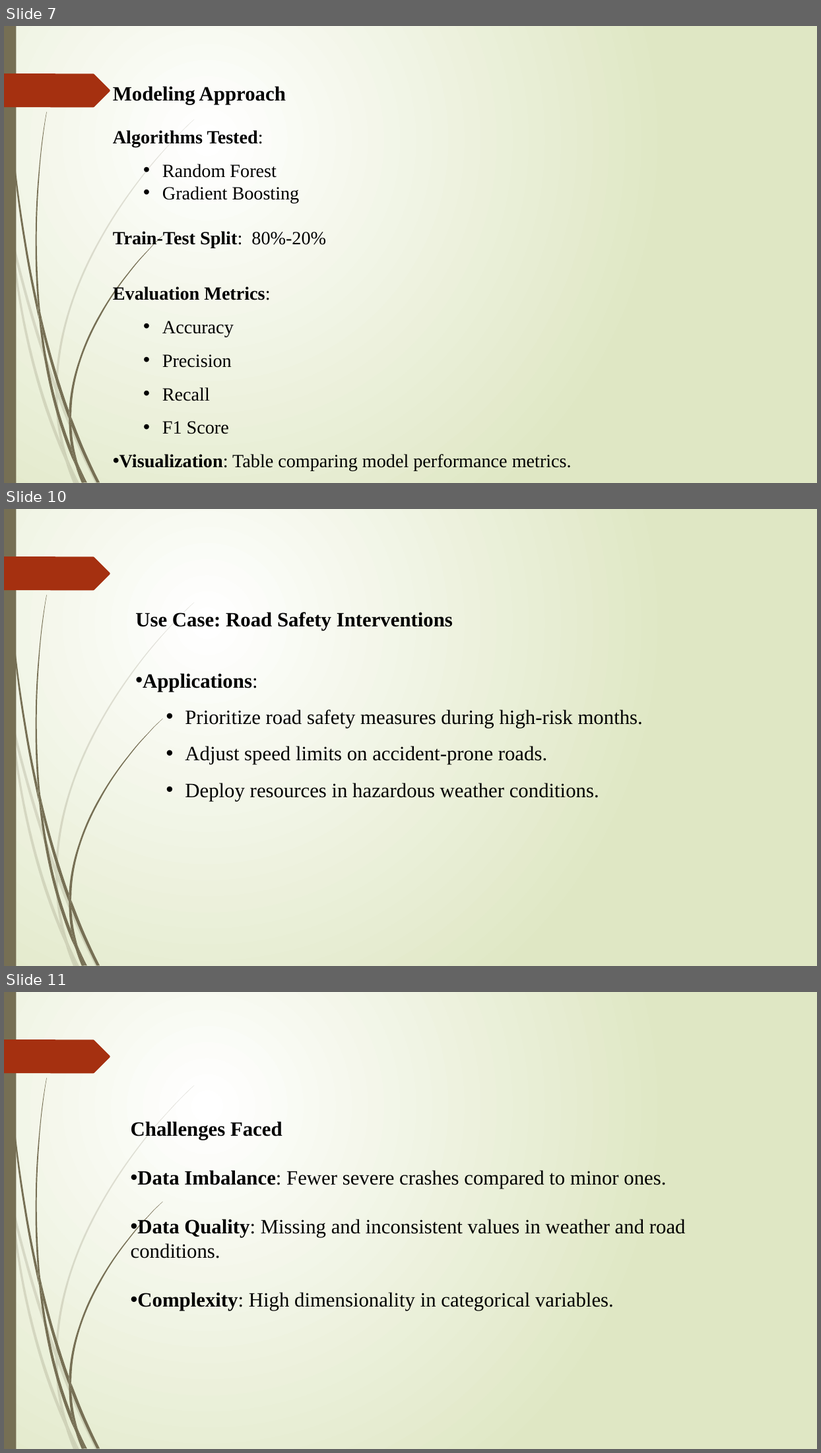
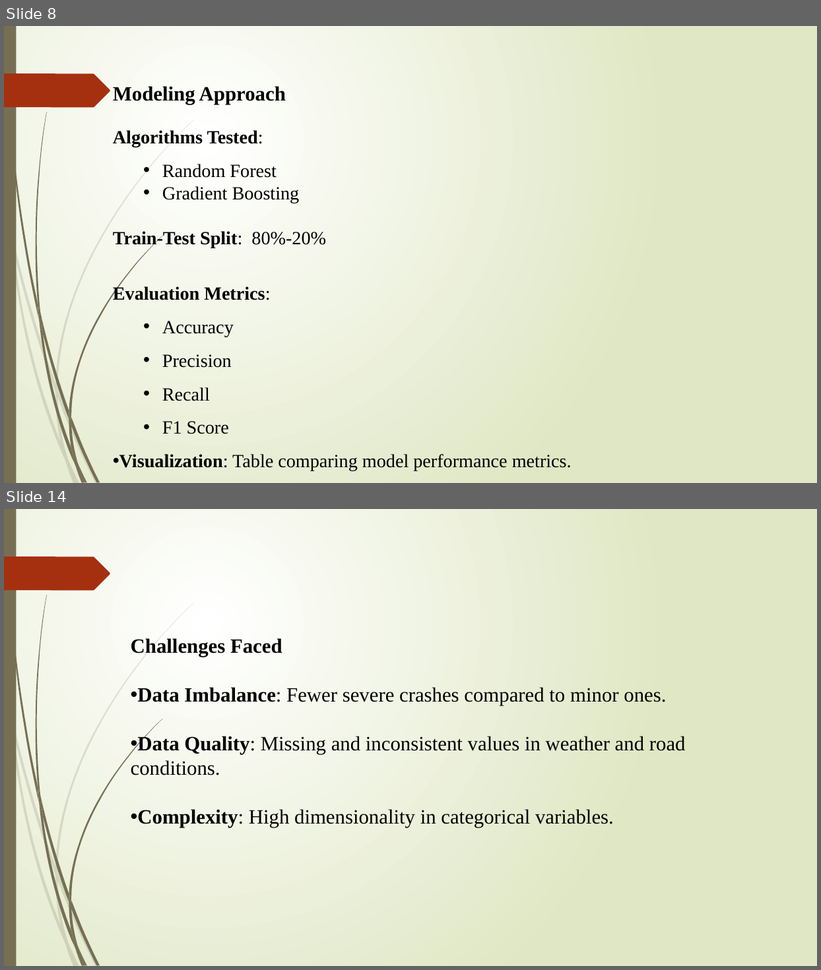
Before and after one commit to Angela-Mercy/Capstone-Two---Final-Presentation, a slide deck: Predicting Traffic Crashes in Chicago.pptx. Shown one above the other, each under a label of ours: slides 7, 10 and 11 before the commit, slides 8 and 14 after it; the slides between them are not shown. The pictures are 821x1453 and 821x970 pixels, drawn with LibreOffice and Linux fonts; fonts in the diff are those of the drawing. Boxes give left, top, right and bottom in pixels: in the first picture for what was removed or moved away, otherwise in the second. Text is boxed around its words. In the diff, an @@ line names an element or a change of style, - is before the commit and + after.

```diff
--- a/Predicting Traffic Crashes in Chicago.pptx
+++ b/Predicting Traffic Crashes in Chicago.pptx
@@ slide 10 removed at <box>4,509,817,966</box>, background gradient #FFFFFF to #DFE8C4; not listed: 24 template elements that a slide beside it also shows @@
@@ text removed at <box>135,612,643,801</box> @@
-Use Case: Road Safety Interventions
-• Applications:
-  • Prioritize road safety measures during high-risk months.
-  • Adjust speed limits on accident-prone roads.
-  • Deploy resources in hazardous weather conditions.
@@ what was slide 7 is now slide 8 @@
@@ what was slide 11 is now slide 14 @@
```
Also in this commit, not shown: 2 slides changed, 6 slides added, 3 other slides removed.
